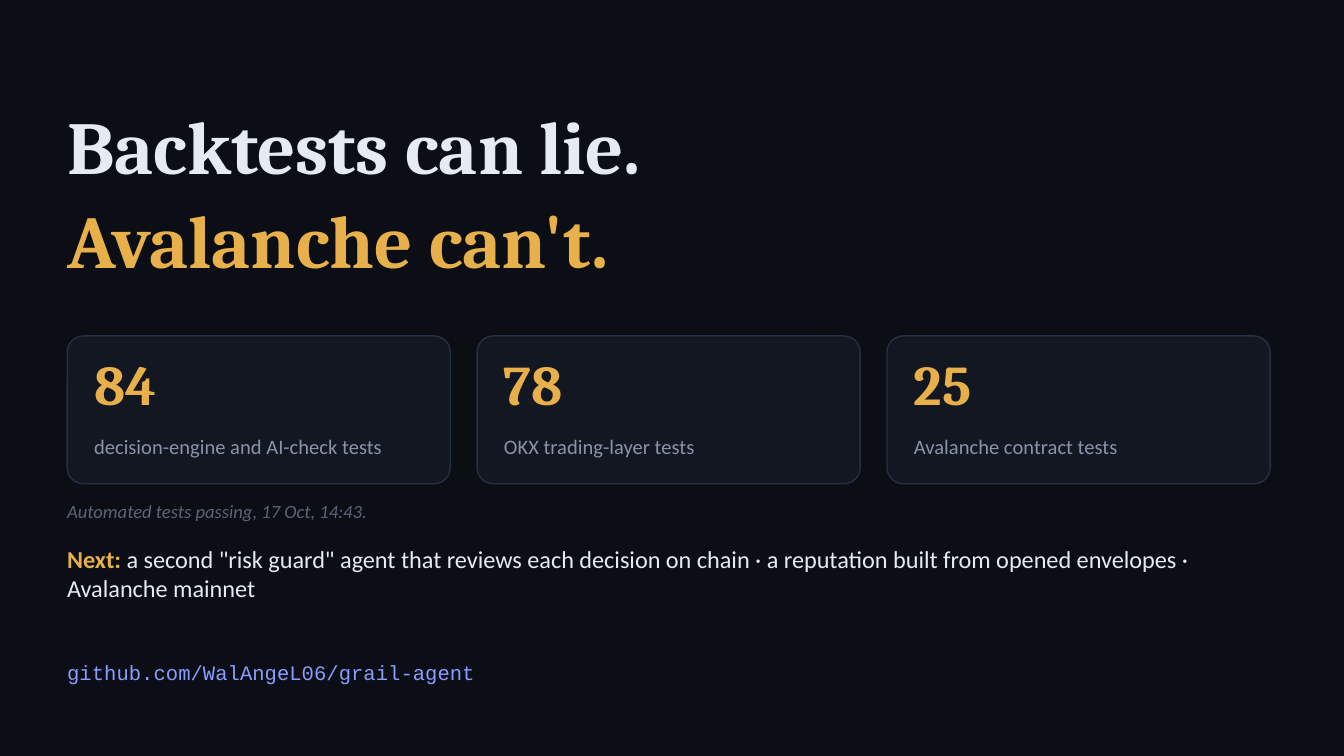
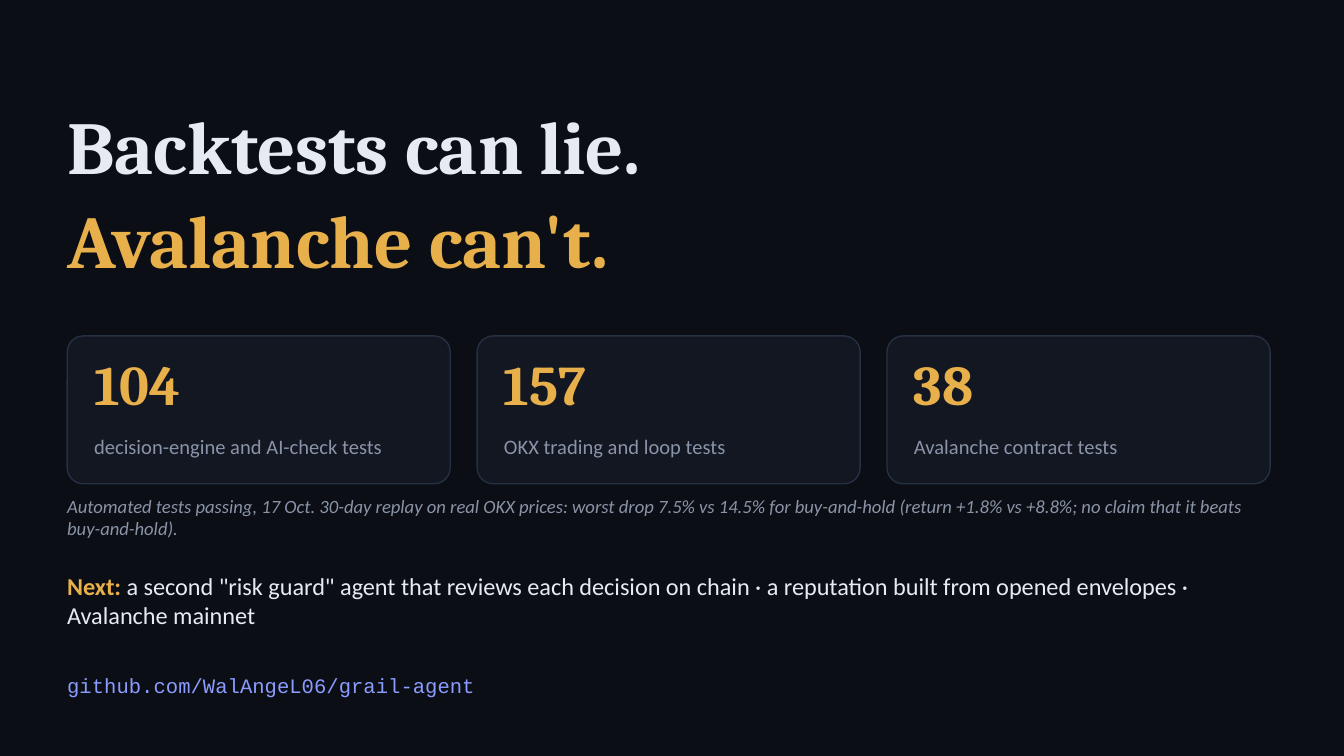
Before and after one commit to WalAngeL06/grail-agent, a slide deck: slide 10 of docs/pitch/GRAIL-pitch.pptx. Drawn at 1344x756 pixels with LibreOffice and Linux fonts; fonts in the diff are those of the drawing. Boxes give left, top, right and bottom in pixels: in the first picture for what was removed or moved away, otherwise in the second. Text is boxed around its words. In the diff, an @@ line names an element or a change of style, - is before the commit and + after.

```diff
--- a/docs/pitch/GRAIL-pitch.pptx
+++ b/docs/pitch/GRAIL-pitch.pptx
@@ text at (x1=94, y1=367, x2=180, y2=406): text changed @@
-84
+104
@@ text at (x1=504, y1=367, x2=586, y2=406): text changed @@
-78
+157
@@ text at (x1=914, y1=367, x2=974, y2=406): text changed @@
-25
+38
@@ text at (x1=504, y1=440, x2=726, y2=458): text changed @@
-OKX trading-layer tests
+OKX trading and loop tests
@@ text at (x1=67, y1=499, x2=1242, y2=538): text changed; text colour #5B6578 to #8A94A8 @@
-Automated tests passing, 17 Oct, 14:43.
+Automated tests passing, 17 Oct. 30-day replay on real OKX prices: worst drop 7.5% vs 14.5% for buy-and-hold (return +1.8% vs +8.8%; no claim that it beats buy-and-hold).
@@ text "Automated tests passing, 17 Oct. ..." at (x1=67, y1=499, x2=1242, y2=538): vertical alignment middle to top @@
@@ text "Next: a second "risk guard" ..." moved from (x1=67, y1=551, x2=1177, y2=597) to (x1=67, y1=578, x2=1177, y2=624) @@
@@ text "github.com/WalAngeL06/grail-agent" moved from (x1=67, y1=665, x2=474, y2=685) to (x1=67, y1=678, x2=474, y2=698) @@
```
Also in this commit, not shown: 7 other slides changed, 5 other files.
